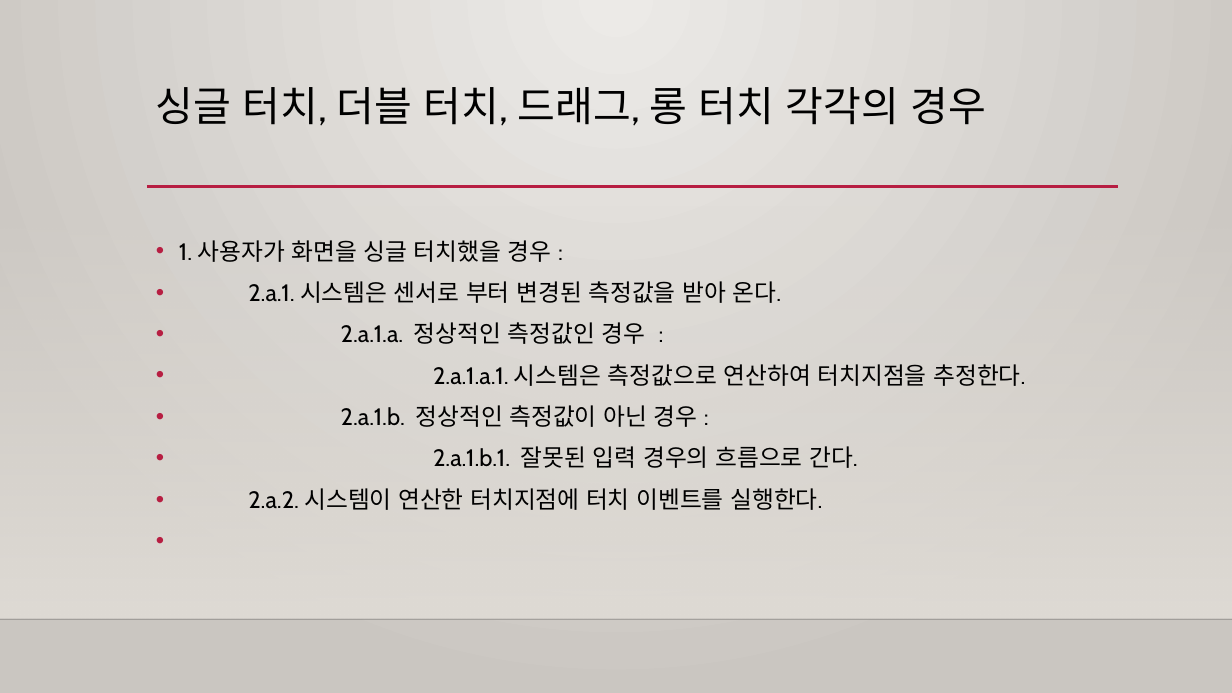
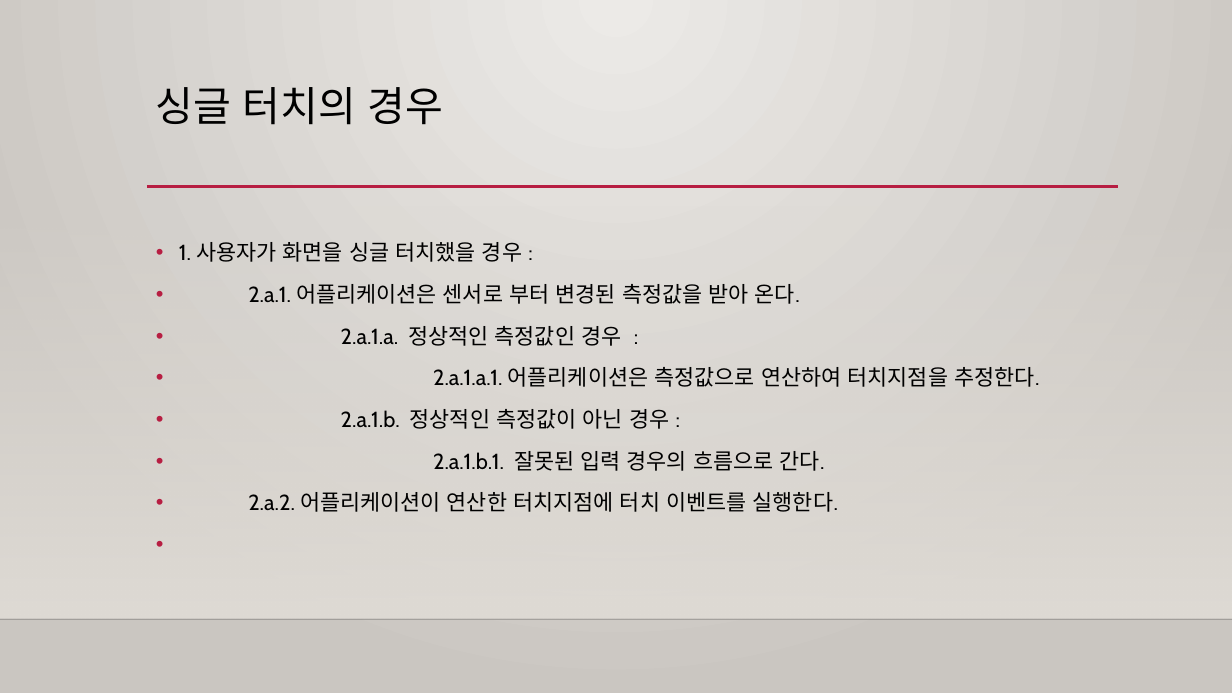
Before and after one commit to Capstone-Design/Documents, a slide deck: slide 8 of 캡스톤디자인발표 17.10.19.pptx (slide 7 before the commit). Drawn at 1232x693 pixels with LibreOffice and Linux fonts; fonts in the diff are those of the drawing; background and template pictures are left out. Boxes give left, top, right and bottom in pixels: in the first picture for what was removed or moved away, otherwise in the second. Text is boxed around its words. In the diff, an @@ line names an element or a change of style, - is before the commit and + after.

```diff
--- a/캡스톤디자인발표 17.10.19.pptx
+++ b/캡스톤디자인발표 17.10.19.pptx
@@ title at (156, 87, 444, 125): text changed @@
-싱글 터치, 더블 터치, 드래그, 롱 터치 각각의 경우
+싱글 터치의 경우
@@ text at (179, 242, 825, 471): size 18.5 to 17 pt in "1. 사용자가 화면을 싱글 터치했을 경우 :", "2.a.1.a. 정상적인 측정값인 경우 :", "2.a.1.b. 정상적인 측정값이 아닌 경우 :", "2.a.1.b.1. 잘못된 입력 경우의 흐름으로 간다."; line spacing 1 to 1.1 @@
@@ text at (248, 284, 800, 304): text changed; size 18.5 to 17 pt @@
-• 2.a.1. 시스템은 센서로 부터 변경된 측정값을 받아 온다.
+• 2.a.1. 어플리케이션은 센서로 부터 변경된 측정값을 받아 온다.
@@ text at (433, 367, 1039, 387): text changed; size 18.5 to 17 pt @@
-• 2.a.1.a.1. 시스템은 측정값으로 연산하여 터치지점을 추정한다.
+• 2.a.1.a.1. 어플리케이션은 측정값으로 연산하여 터치지점을 추정한다.
@@ text at (248, 492, 838, 512): text changed; size 18.5 to 17 pt @@
-• 2.a.2. 시스템이 연산한 터치지점에 터치 이벤트를 실행한다.
+• 2.a.2. 어플리케이션이 연산한 터치지점에 터치 이벤트를 실행한다.
```
Also in this commit, not shown: 9 other slides changed, 4 slides added.
